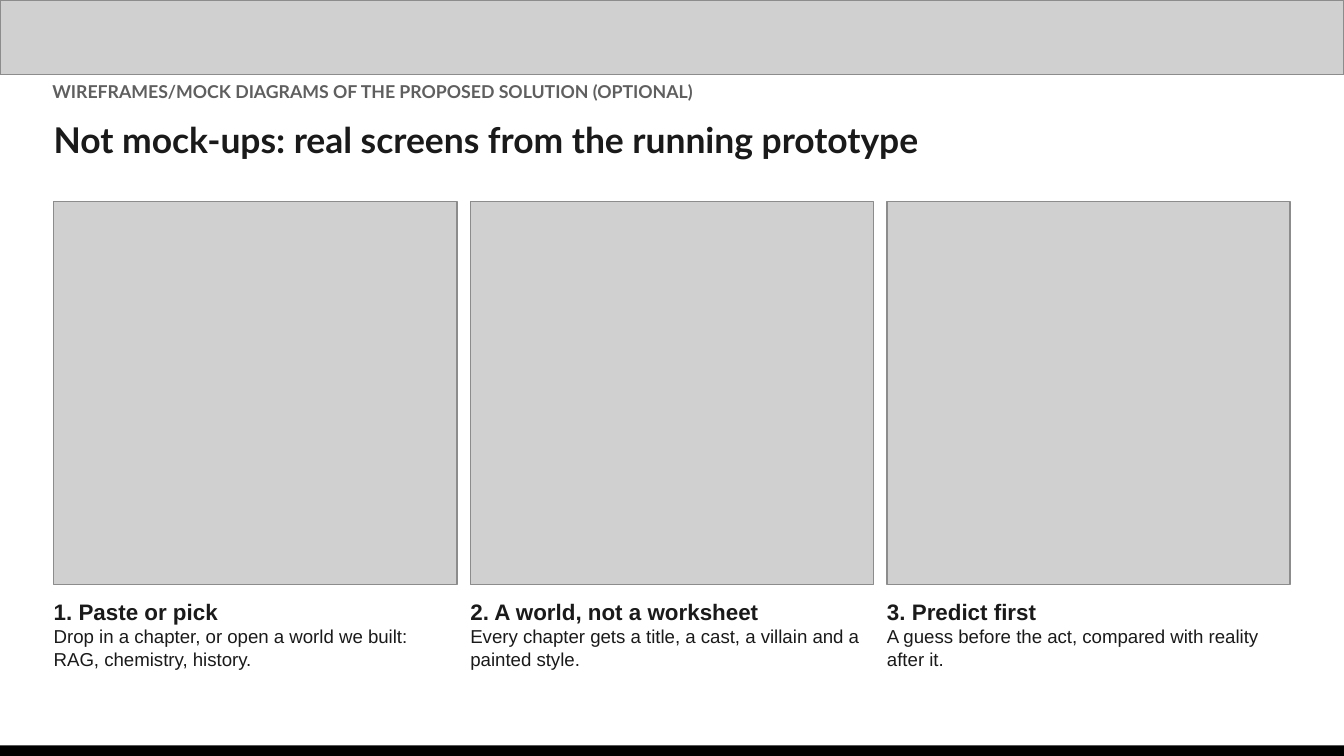
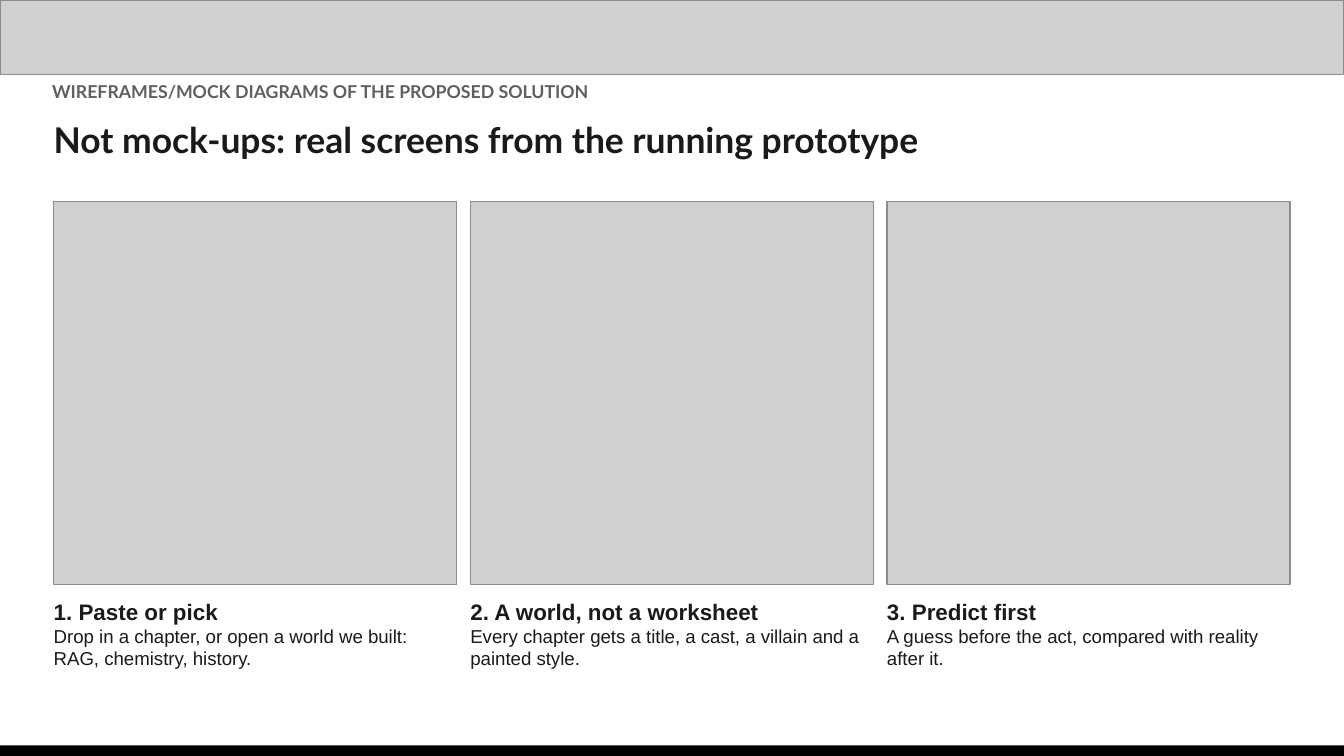
Before and after one commit to capsemble/akagami, a slide deck: slide 6 of finwing - Chapter Quest - AI Builder Cup Submission.pptx. Drawn at 1344x756 pixels with LibreOffice and Linux fonts; fonts in the diff are those of the drawing; grey boxes stand for pictures. Boxes give left, top, right and bottom in pixels: in the first picture for what was removed or moved away, otherwise in the second. Text is boxed around its words. In the diff, an @@ line names an element or a change of style, - is before the commit and + after.

```diff
--- a/finwing - Chapter Quest - AI Builder Cup Submission.pptx
+++ b/finwing - Chapter Quest - AI Builder Cup Submission.pptx
@@ text at [52,85,589,99]: text changed @@
-WIREFRAMES/MOCK DIAGRAMS OF THE PROPOSED SOLUTION (OPTIONAL)
+WIREFRAMES/MOCK DIAGRAMS OF THE PROPOSED SOLUTION
```
Also in this commit, not shown: 11 other slides changed, 1 slide removed, 13 other files.
